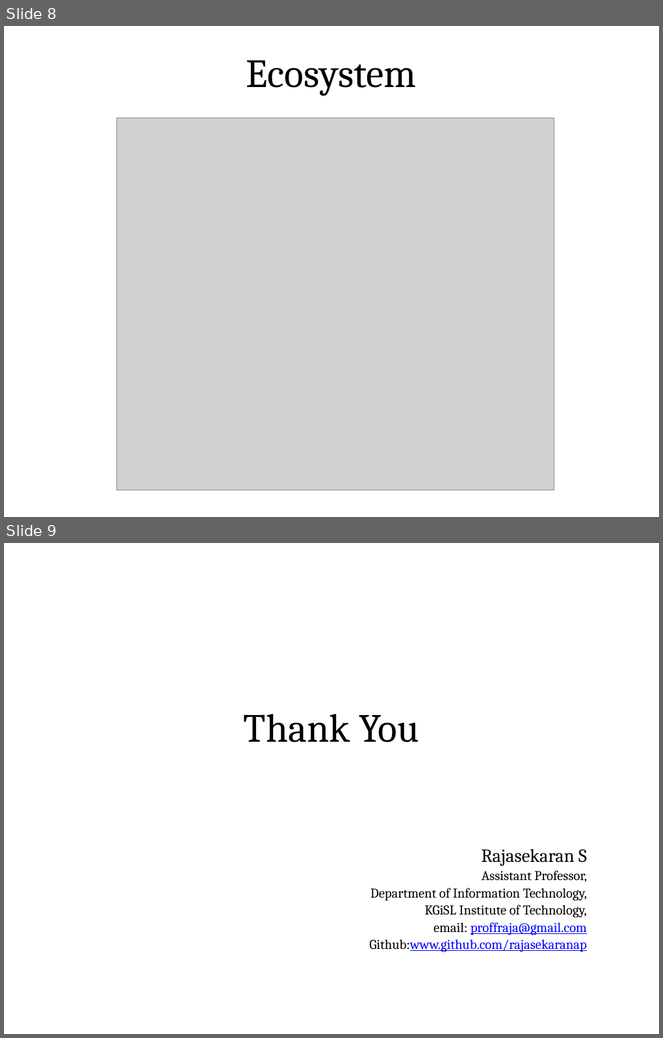
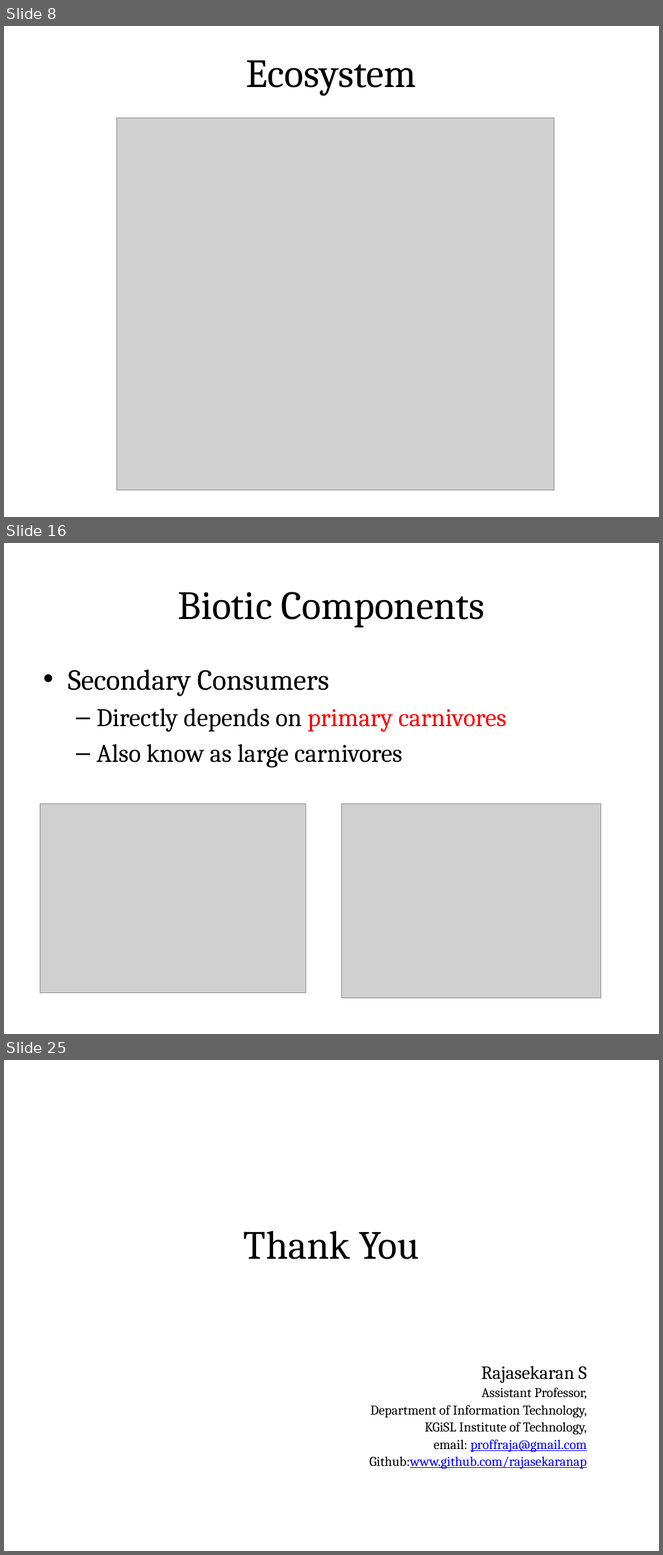
Before and after one commit to rajasekaran36/GE8291-Environmental-Science-and-Engineering, a slide deck: Slides/GE8291-U1.pptx. Shown one above the other, each under a label of ours: slides 8 and 9 before the commit, slides 8, 16 and 25 after it; the slides between them are not shown. The pictures are 663x1038 and 663x1555 pixels, drawn with LibreOffice and Linux fonts; fonts in the diff are those of the drawing; grey boxes stand for pictures. Boxes give left, top, right and bottom in pixels: in the first picture for what was removed or moved away, otherwise in the second. Text is boxed around its words. In the diff, an @@ line names an element or a change of style, - is before the commit and + after.

```diff
--- a/Slides/GE8291-U1.pptx
+++ b/Slides/GE8291-U1.pptx
@@ slide 16 added at (4,543,659,1034), background #FFFFFF @@
@@ title added at (36,563,627,644), fill gradient #DAFDA7 to #E4FCC2 to #F5FFE7, outline #98B955 0.75 pt, 44 pt, text #000000 @@
+Biotic Components
@@ text added at (68,670,506,768), 28 pt, text #000000 @@
+• Secondary Consumers
+  – Directly depends on primary carnivores
+  – Also know as large carnivores
@@ picture added at (40,804,306,992) @@
@@ picture added at (342,804,601,999) @@
@@ what was slide 9 is now slide 25 @@
```
Also in this commit, not shown: 15 other slides added.
